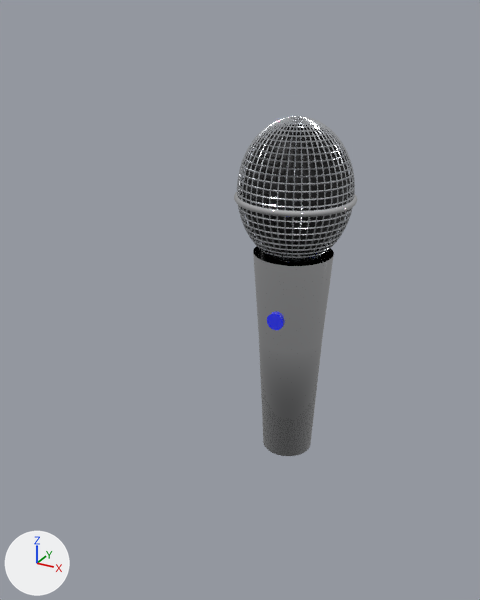
An edit to the glTF model web3d/microphone.glb, drawn before and after from the same camera.
The view is the same before and after, from a 50 mm lens placed at (2.3, -5.18, 1.45), pointed at (-0.25, -0.53, -0.87). Arrows for +X, +Y and +Z are at lower left; the lights stay in place. The older version comes first. Where no turn or scale is listed for an object, it has been applied to the vertices. Vertices at exactly the same position are counted once.

The older version as bpy lines, for what is in view:
```python
me_mic_body = bpy.data.meshes.new('mic_body')
me_mic_body.from_pydata(...)  # 289 vertices, 480 faces; spans x -0.36..0.36, y -0.36..0.36, z -2.62..-0.55
me_mic_body.materials.append(mat_chrome)  # white #e9eaec
me_sphere_001 = bpy.data.meshes.new('Sphere.001')
me_sphere_001.from_pydata(...)  # 1490 vertices, 2976 faces; spans x -0.46..0.46, y -0.46..0.46, z -0.561..0.561
me_sphere_001.materials.append(mat_black_matte)  # black #121214
ob_mic = bpy.data.objects.new('mic', None)
ob_mic.location = (0.0, 0.0, 0.0)
ob_mic_body = bpy.data.objects.new('mic_body', me_mic_body)
ob_mic_body.parent = ob_mic
ob_mic_body.location = (0.0, 0.0, 0.0)
ob_sphere = bpy.data.objects.new('Sphere', me_sphere_001)
ob_sphere.location = (0.0, 0.0, 0.0)
# also in view: 'mic_grille' at (0.0, 0.0, 0.0); 'mic_band' at (0.0, 0.0, -0.05)
```
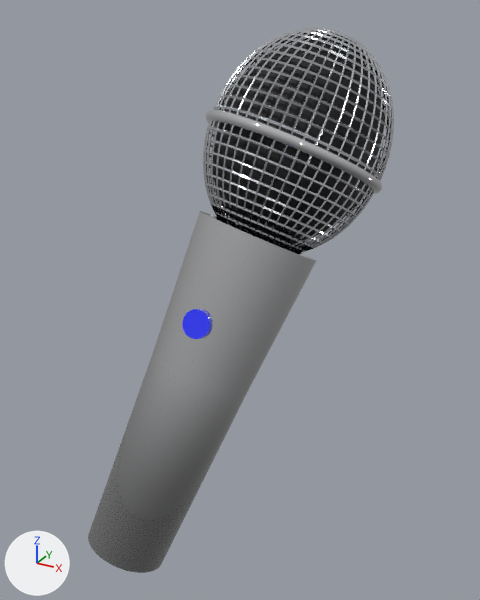
ob_mic is not drawn itself; it is the parent of ob_mic_band, ob_mic_body, ob_mic_grille, ob_mic_switch.

Where the newer file only moved an object's origin or applied its transform, the numbers keep the older frame.

Where the change shows, as pixel boxes (x1, y1, x2, y2) in the pictures (480 x 600 px):
'mic_body', moved, turned, rescaled: before (253, 246, 334, 456); after (88, 211, 316, 573)
'mic_grille', moved, turned, rescaled: before (237, 116, 355, 263); after (203, 27, 394, 253)
'Sphere', reshaped (60% wider, 54% taller): before (242, 125, 349, 256); after (212, 41, 384, 243)
'mic_band', moved, turned, rescaled: before (234, 190, 357, 217); after (206, 110, 382, 194)
'mic_switch', moved, turned, rescaled: before (267, 313, 285, 330); after (182, 309, 212, 339)

What the commit changed:
me_sphere_001 is used by ob_sphere; location (0.0, 0.0, 0.0).
me_sphere_001 had 1490 vertices, 2976 faces and spanned x -0.46..0.46, y -0.46..0.46, z -0.561..0.561.
me_sphere_001 now has 1490 vertices, 2976 faces and spans x -0.698..0.698, y -0.717..0.717, z -0.412..1.212.
me_sphere_001 part 1: the whole mesh is multiplied about its middle by the matrix ((1.455, -0.148, 0.332), (0.0, 1.37, 0.61), (-0.363, -0.592, 1.33)), then moved by (0.0, 0.0, 0.4).
Object 'mic' (ob_mic) moves from (0.0, 0.0, 0.0) to (0.0, 0.0, 0.4).
Object 'mic' (ob_mic) turns from (0, 0, 0) to (-24, 14, 0) degrees about x, y and z.
Object 'mic' (ob_mic) is rescaled from (1.0, 1.0, 1.0) to (1.5, 1.5, 1.5).
